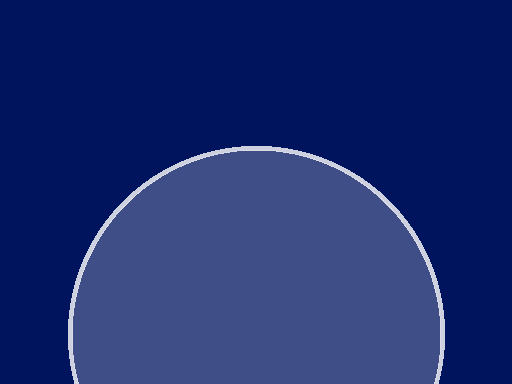
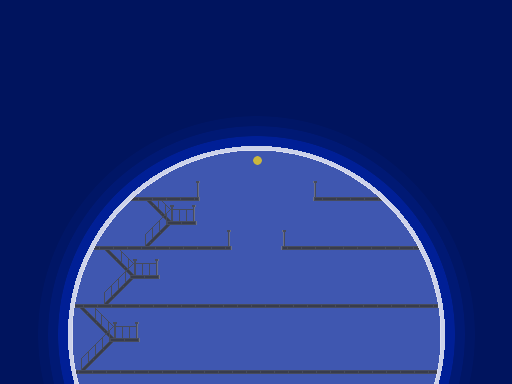
Layer changes from the first w=512, h=384 image to the second:
moved "coursive" above "intérior", painted on it over <box>75,181,438,374</box>
added layer "light" above "Arrière-plan" over <box>38,116,475,384</box>
